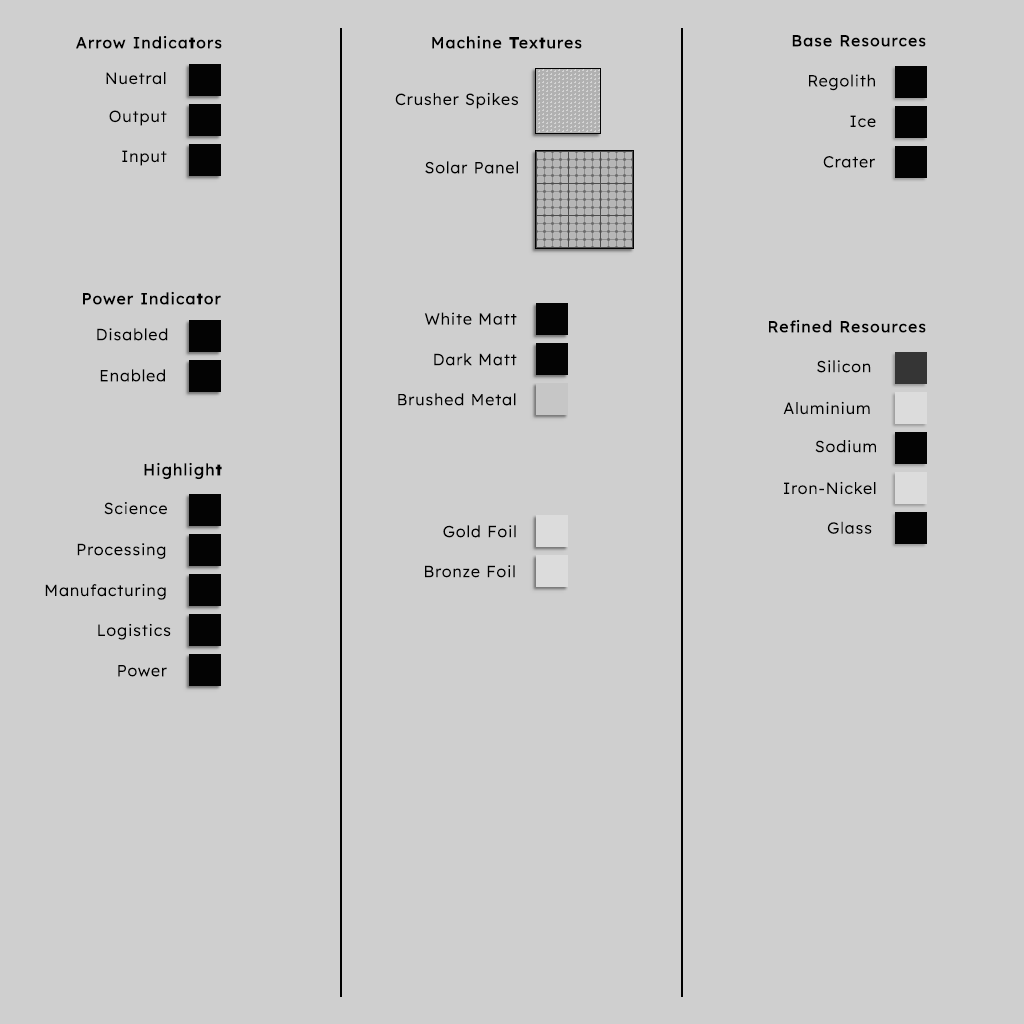
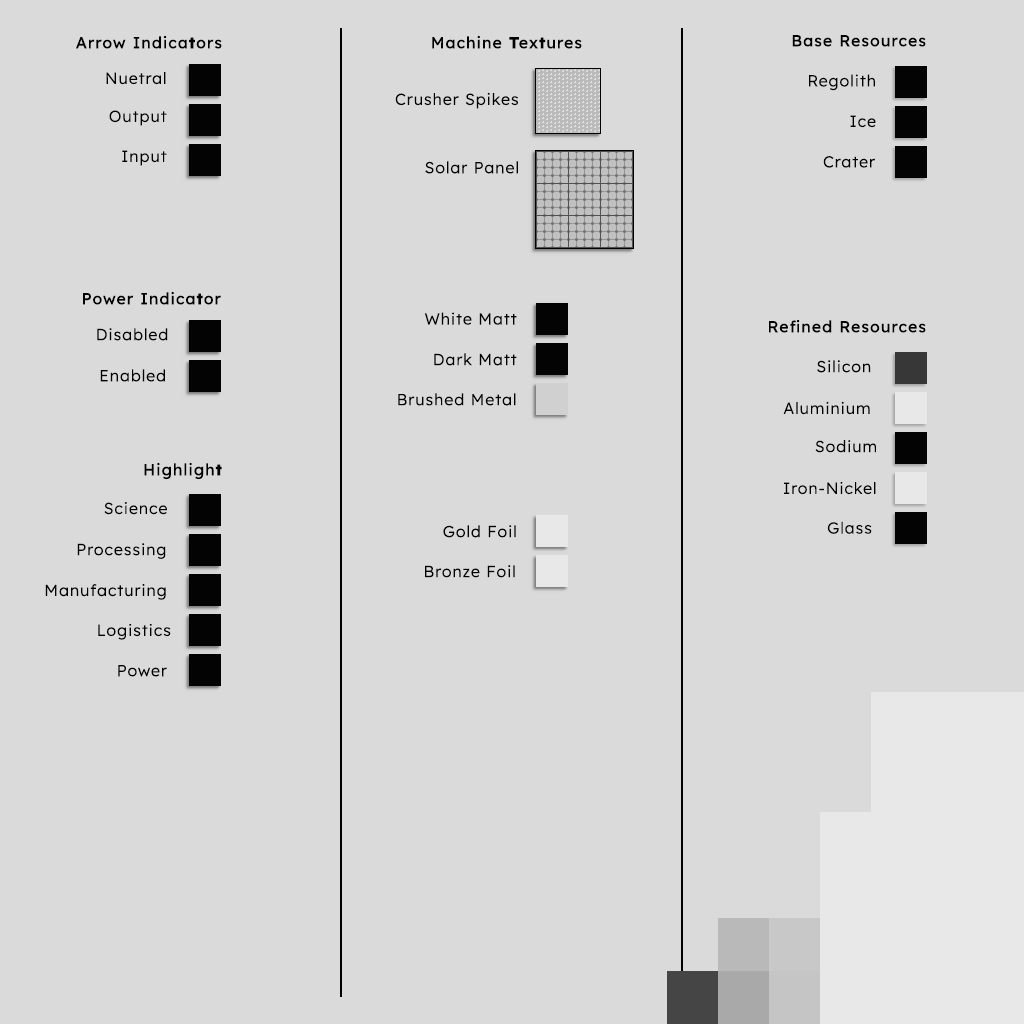
The second 1024px x 1024px image is a revision of the first. Changes to its layers:
added layer "Bright Metal" (1st of 2) above "Circuit" over 871, 692, 1024, 865
added layer "Circuit" above "Solar Cell" over 667, 971, 718, 1024
added layer "Solar Cell" (1st of 2) above "Solar Cell" over 718, 918, 769, 971
added layer "Solar Cell" (2nd of 2) above "Bright Metal" over 718, 971, 769, 1024
added layer "Bright Metal" (2nd of 2) above "Brown Metal" over 820, 812, 871, 865
added layer "Brown Metal" (1st of 2) above "Light Metal" over 769, 918, 820, 971
added layer "Light Metal" above "Brown Metal" over 820, 865, 871, 918
added layer "Brown Metal" (2nd of 2) above "Med Metal" over 769, 971, 820, 1024
added layer "Med Metal" above "Dark Metal" over 820, 918, 871, 971
added layer "Dark Metal" above "Rectangle 3" over 820, 971, 871, 1024
added layer "Rectangle 3" (1st of 3) above "Header" over 871, 865, 1024, 1024
